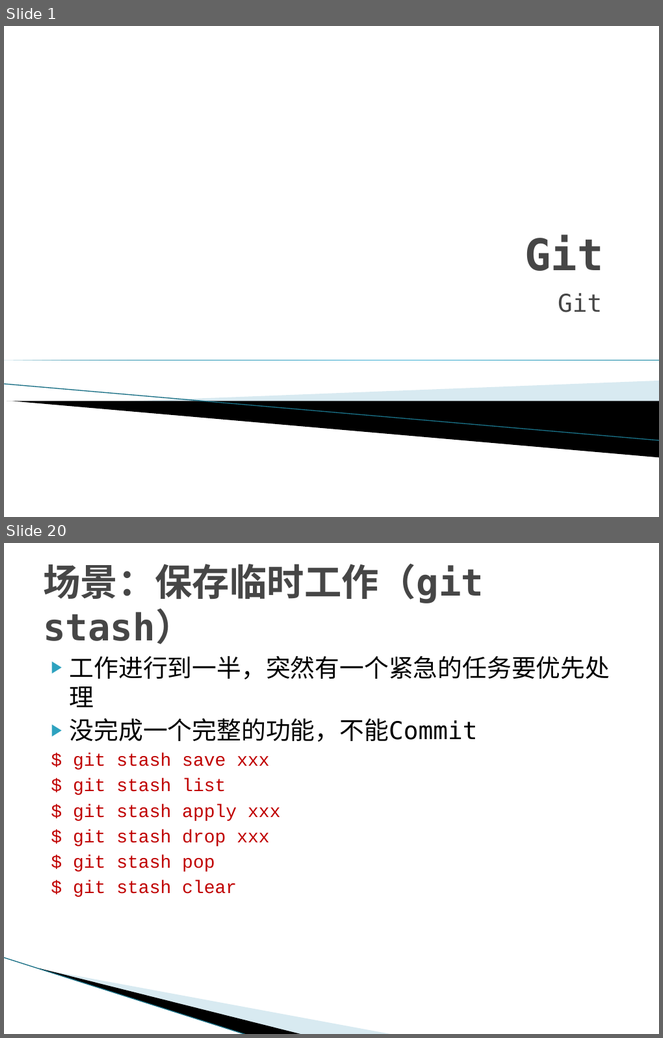
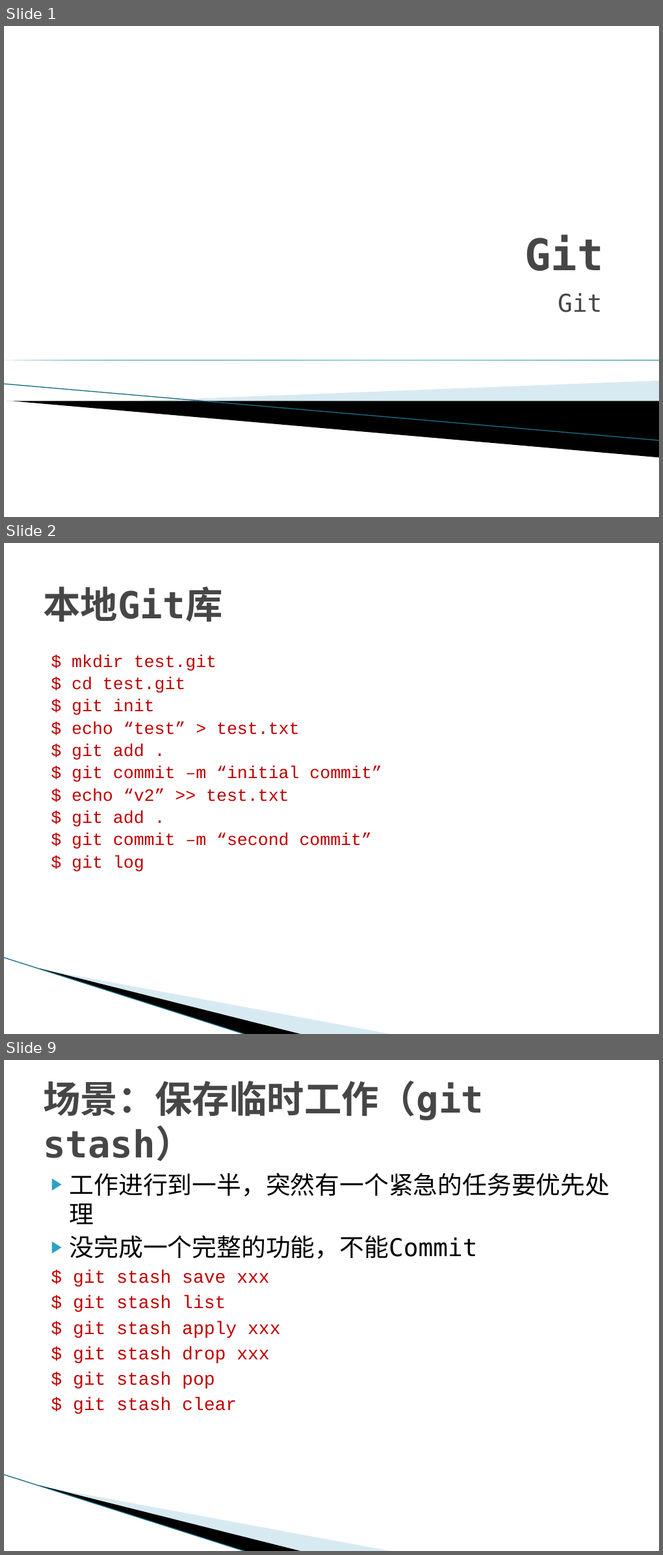
Before and after one commit to texnician/demo, a slide deck: ppt/Git.pptx. Shown one above the other, each under a label of ours: slides 1 and 20 before the commit, slides 1, 2 and 9 after it; the slides between them are not shown. The pictures are 663x1038 and 663x1555 pixels, drawn with LibreOffice and Linux fonts; fonts in the diff are those of the drawing; background and template pictures are left out. Boxes give left, top, right and bottom in pixels: in the first picture for what was removed or moved away, otherwise in the second. Text is boxed around its words. In the diff, an @@ line names an element or a change of style, - is before the commit and + after.

```diff
--- a/ppt/Git.pptx
+++ b/ppt/Git.pptx
@@ slide 2 added at (4,543,659,1034), background #FFFFFF; not listed: 3 template elements that a slide beside it also shows @@
@@ title added at (43,587,222,622), 41 pt, text #464646, bold @@
+本地Git库
@@ text added at (72,655,382,872), 19 pt, text #C00000 @@
+$ mkdir test.git
+$ cd test.git
+$ git init
+$ echo “test” > test.txt
+$ git add .
+$ git commit –m “initial commit”
+$ echo “v2” >> test.txt
+$ git add .
+$ git commit –m “second commit”
+$ git log
@@ what was slide 20 is now slide 9 @@
```
Also in this commit, not shown: 5 slides changed, 7 other slides added, 14 other files.
